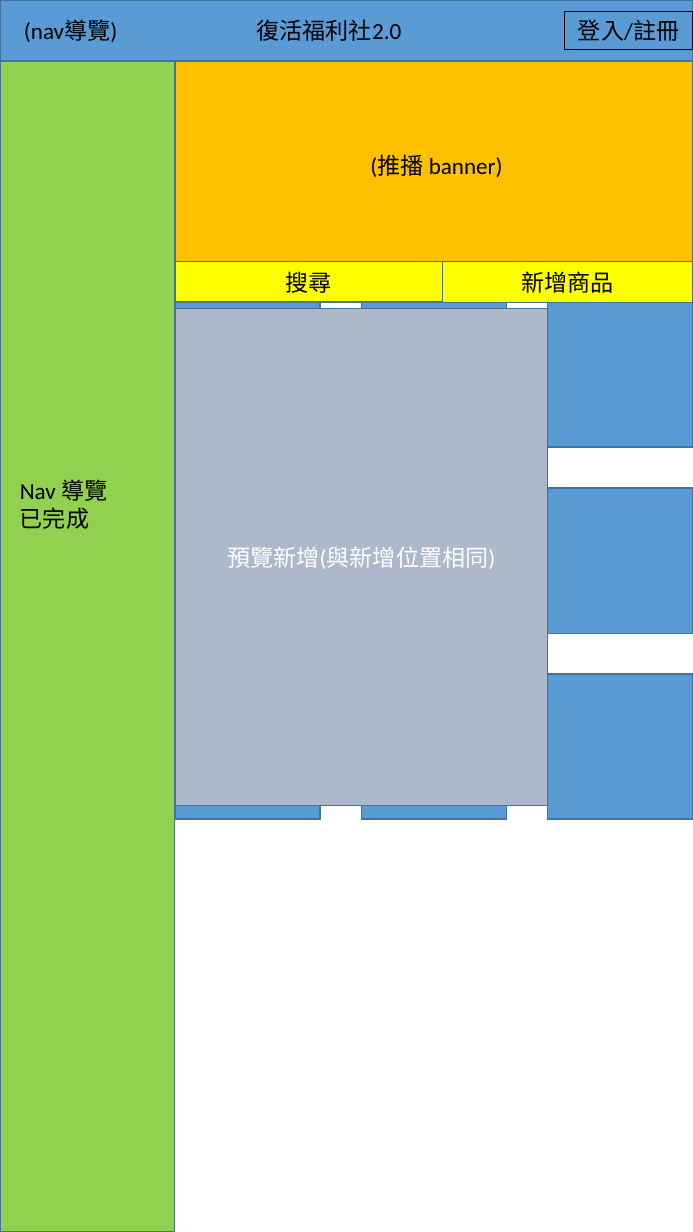
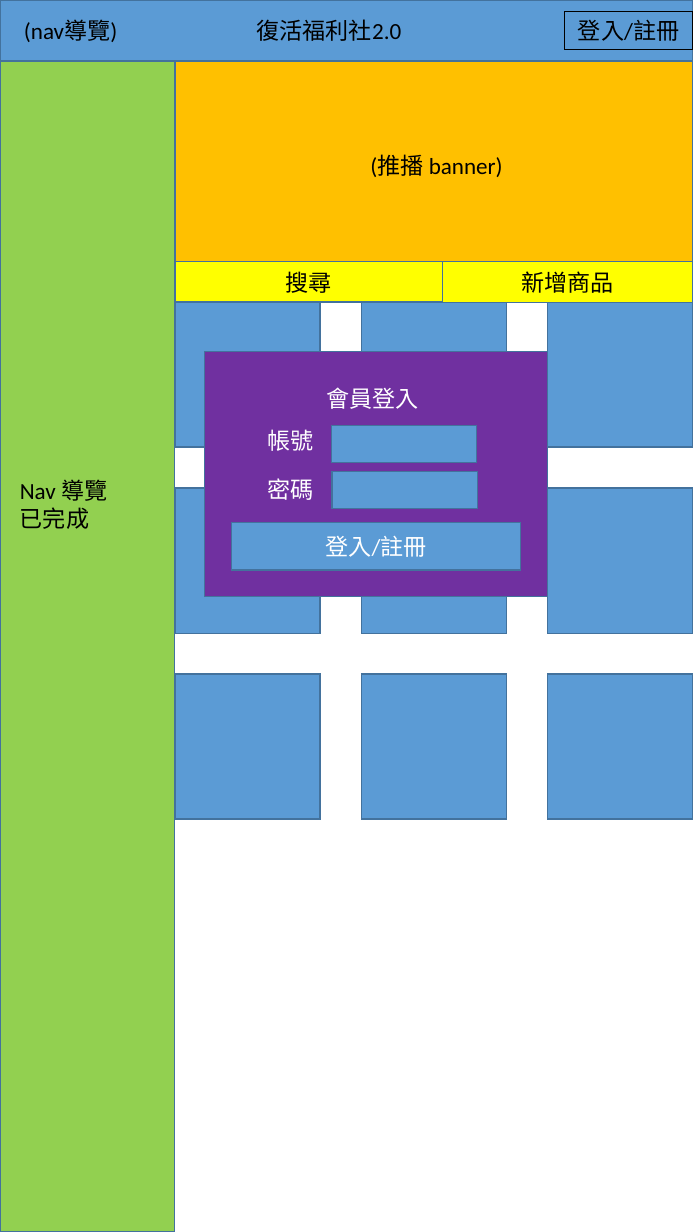
Before and after one commit to AustinChen123/108NCU_SA_GROUP13_Project, a slide deck: slide 2 of 網頁設計稿.pptx (slide 4 before the commit). Drawn at 693x1232 pixels with LibreOffice and Linux fonts; fonts in the diff are those of the drawing. Boxes give left, top, right and bottom in pixels: in the first picture for what was removed or moved away, otherwise in the second. Text is boxed around its words. In the diff, an @@ line names an element or a change of style, - is before the commit and + after.

```diff
--- a/網頁設計稿.pptx
+++ b/網頁設計稿.pptx
@@ rectangle removed at (175,309,548,806) @@
-預覽新增(與新增位置相同)
@@ rectangle added at (204,351,547,596), fill #7030A0, outline #43739E 1 pt @@
@@ text added at (326,387,418,409), 18 pt, text #FFFFFF @@
+會員登入
@@ text added at (268,429,314,451), 18 pt, text #FFFFFF @@
+帳號
@@ rectangle added at (332,425,477,462), fill #5B9BD5, outline #43739E 1 pt @@
@@ text added at (268,478,314,500), 18 pt, text #FFFFFF @@
+密碼
@@ rectangle added at (332,471,477,508), fill #5B9BD5, outline #43739E 1 pt @@
@@ rectangle added at (361,488,506,633), fill #5B9BD5, outline #43739E 1 pt @@
@@ rectangle added at (232,522,520,569), fill #5B9BD5, outline #43739E 1 pt, 18 pt, text #FFFFFF @@
+登入/註冊
```
Also in this commit, not shown: 4 other slides changed, 1 slide added, 2 other files.
